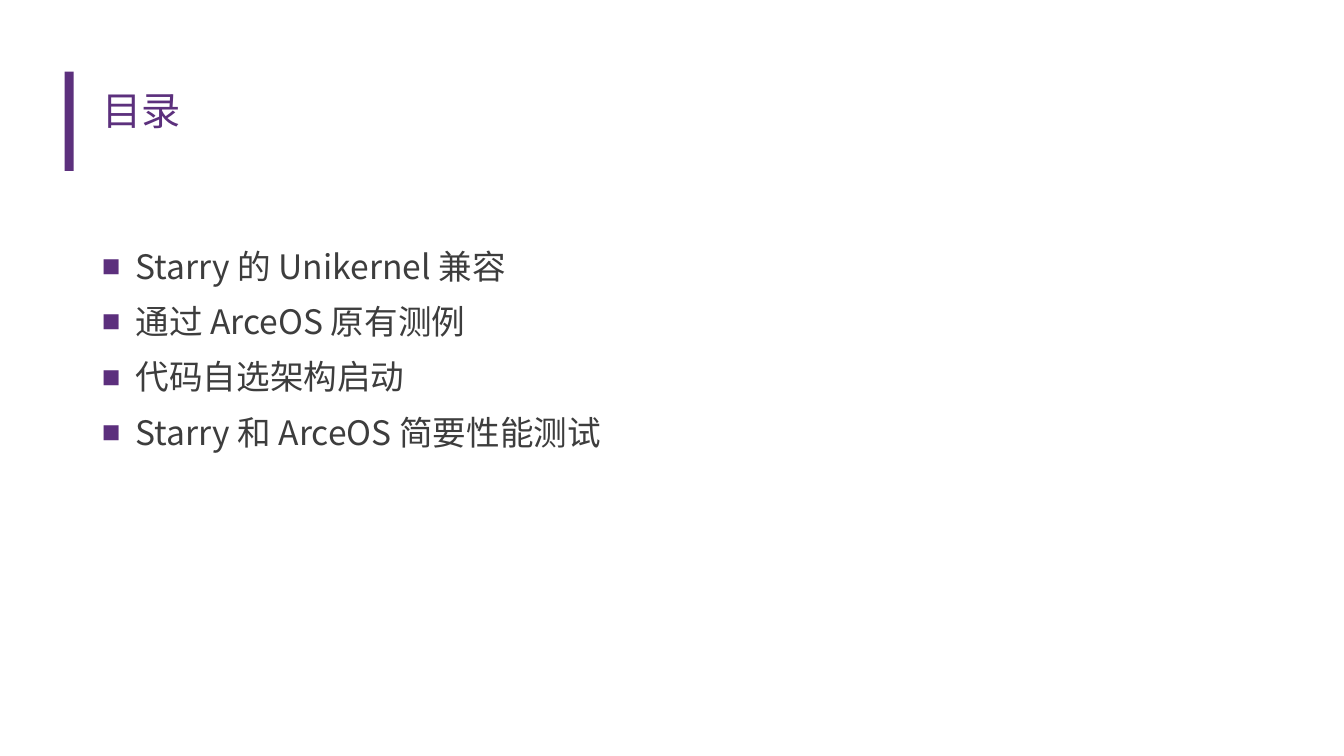
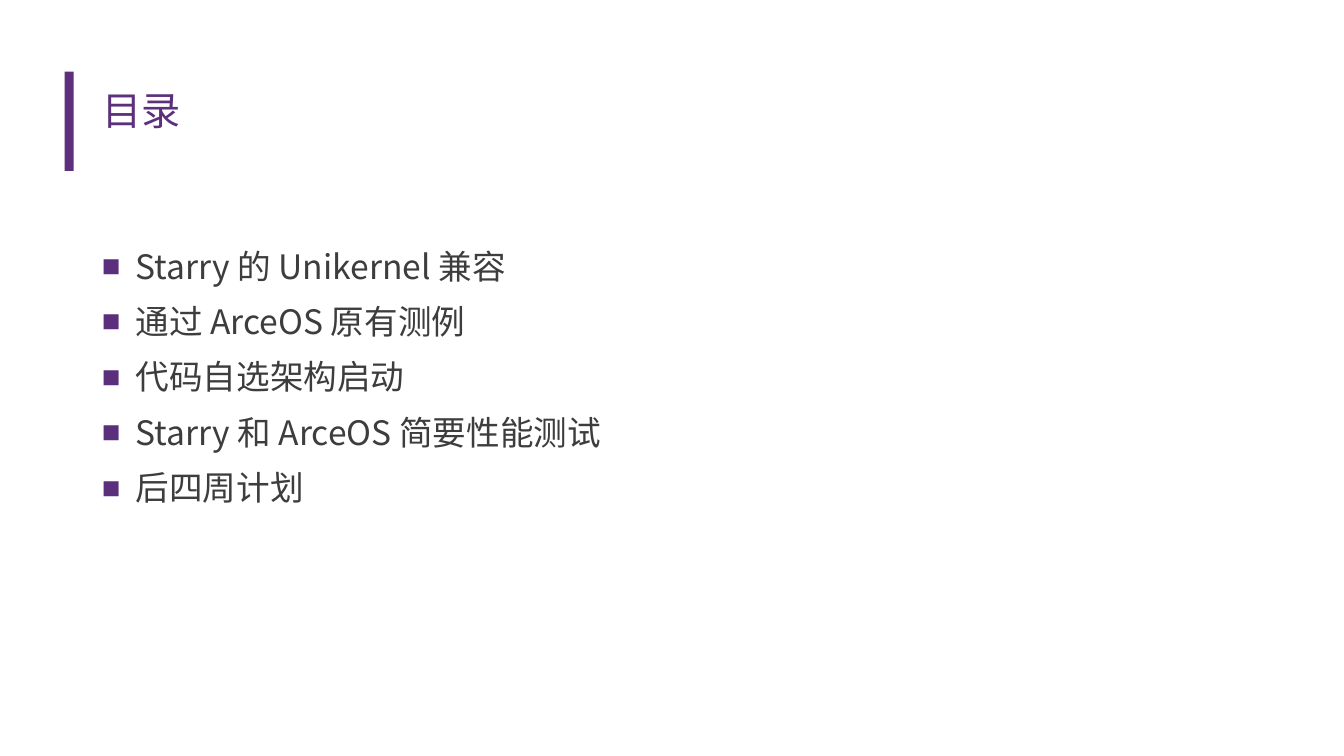
Before and after one commit to Starry-OS/Starry, a slide deck: slide 2 of OS-Train-Repo/中期报告.pptx. Drawn at 1344x756 pixels with LibreOffice and Linux fonts; fonts in the diff are those of the drawing; background and template pictures are left out. Boxes give left, top, right and bottom in pixels: in the first picture for what was removed or moved away, otherwise in the second. Text is boxed around its words. In the diff, an @@ line names an element or a change of style, - is before the commit and + after.

```diff
--- a/OS-Train-Repo/中期报告.pptx
+++ b/OS-Train-Repo/中期报告.pptx
@@ text at <box>136,472,304,503</box>: paragraph added @@
+■ 后四周计划
```
Also in this commit, not shown: 1 slide added.
